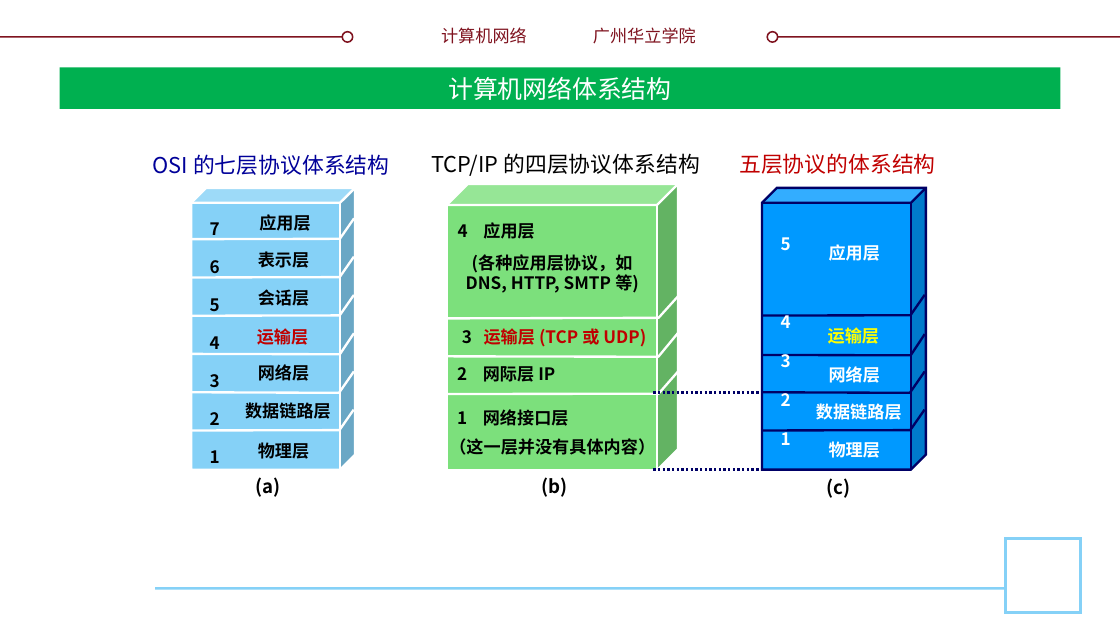
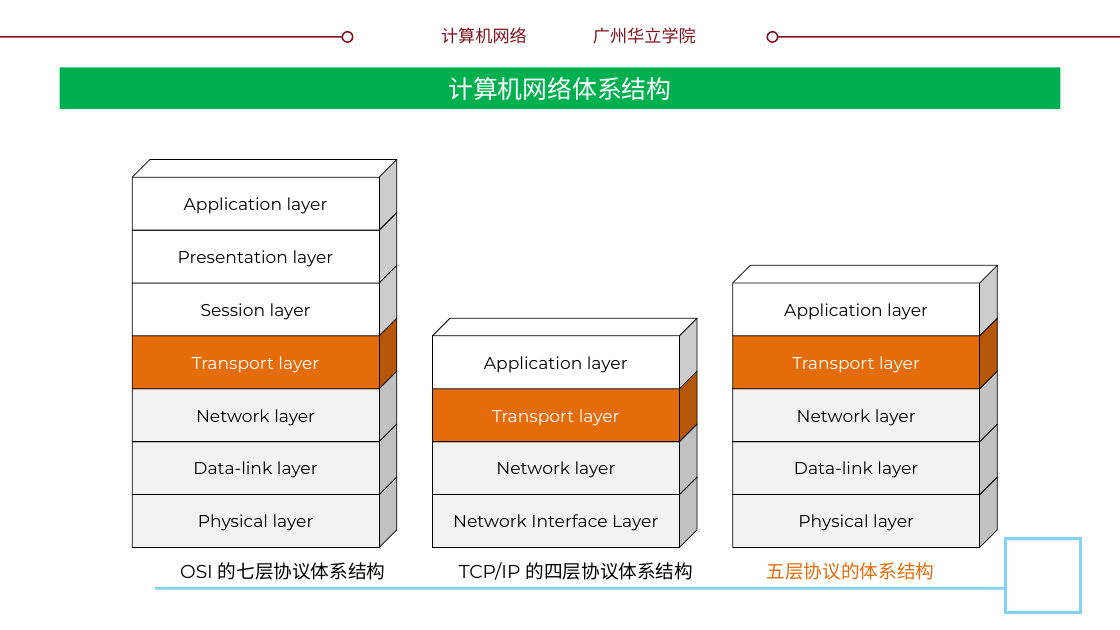
Before and after one commit to glplaman/glplaman.github.io, a slide deck: slide 2 of network/ppt/chap5.pptx. Drawn at 1120x630 pixels with LibreOffice and Linux fonts; fonts in the diff are those of the drawing; background and template pictures are left out. Boxes give left, top, right and bottom in pixels: in the first picture for what was removed or moved away, otherwise in the second. Text is boxed around its words. In the diff, an @@ line names an element or a change of style, - is before the commit and + after.

Commit message:
network

```diff
--- a/network/ppt/chap5.pptx
+++ b/network/ppt/chap5.pptx
@@ cube added at bbox=[132, 160, 396, 231], fill #FFFFFF, outline #000000 0.5 pt, 11 pt, text #000000 @@
+Application layer
@@ cube added at bbox=[132, 213, 396, 283], fill #FFFFFF, outline #000000 0.5 pt, 11 pt, text #000000 @@
+Presentation layer
@@ group removed at bbox=[190, 188, 355, 470]: 8 texts, 6 freeform shapes, 1 cube @@
-应用层
-运输层
-网络层
-表示层
-会话层
-数据链路层
-物理层
-7
-6
-5
-4
-3
-2
-1
@@ group removed at bbox=[762, 188, 925, 470]: 6 texts, 4 freeform shapes, 1 cube @@
-运输层
-网络层
-应用层
-数据链路层
-物理层
-5
-4
-3
-2
-1
@@ cube added at bbox=[132, 265, 396, 336], fill #FFFFFF, outline #000000 0.5 pt, 11 pt, text #000000 @@
+Session layer
@@ cube added at bbox=[732, 265, 997, 336], fill #FFFFFF, outline #000000 0.5 pt, 11 pt, text #000000 @@
+Application layer
@@ cube added at bbox=[132, 318, 396, 389], fill #E46C0A, outline #000000 0.5 pt, 11 pt, text #FFFFFF @@
+Transport layer
@@ cube added at bbox=[432, 318, 697, 389], fill #FFFFFF, outline #000000 0.5 pt, 11 pt, text #000000 @@
+Application layer
@@ cube added at bbox=[732, 318, 997, 389], fill #E46C0A, outline #000000 0.5 pt, 11 pt, text #FFFFFF @@
+Transport layer
@@ cube added at bbox=[132, 371, 396, 441], fill #F2F2F2, outline #000000 0.5 pt, 11 pt, text #000000 @@
+Network layer
@@ cube added at bbox=[432, 371, 697, 441], fill #E46C0A, outline #000000 0.5 pt, 11 pt, text #FFFFFF @@
+Transport layer
@@ cube added at bbox=[732, 371, 997, 441], fill #F2F2F2, outline #000000 0.5 pt, 11 pt, text #000000 @@
+Network layer
@@ line removed from (653, 392) to (768, 392) @@
@@ cube added at bbox=[132, 424, 396, 495], fill #F2F2F2, outline #000000 0.5 pt, 11 pt, text #000000 @@
+Data-link layer
@@ cube added at bbox=[432, 424, 697, 495], fill #F2F2F2, outline #000000 0.5 pt, 11 pt, text #000000 @@
+Network layer
@@ group removed at bbox=[446, 184, 680, 470]: 6 texts, 3 freeform shapes, 1 cube @@
-4 应用层
-1 网络接口层
-2 网际层 IP
-(各种应用层协议，如
-DNS, HTTP, SMTP 等)
-3 运输层 (TCP 或 UDP)
-（这一层并没有具体内容）
@@ cube added at bbox=[732, 424, 997, 495], fill #F2F2F2, outline #000000 0.5 pt, 11 pt, text #000000 @@
+Data-link layer
@@ cube added at bbox=[132, 477, 396, 548], fill #F2F2F2, outline #000000 0.5 pt, 11 pt, text #000000 @@
+Physical layer
@@ text removed at bbox=[255, 477, 280, 497] @@
-(a)
@@ cube added at bbox=[432, 477, 697, 548], fill #F2F2F2, outline #000000 0.5 pt, 11 pt, text #000000 @@
+Network Interface Layer
@@ text removed at bbox=[541, 477, 567, 497] @@
-(b)
@@ line removed from (653, 469) to (768, 469) @@
@@ cube added at bbox=[732, 477, 997, 548], fill #F2F2F2, outline #000000 0.5 pt, 11 pt, text #000000 @@
+Physical layer
@@ text removed at bbox=[826, 478, 850, 498] @@
-(c)
@@ text "OSI 的七层协议体系结构": place and size @@
-text "OSI 的七层协议体系结构" at bbox=[153, 154, 389, 175]
+text "OSI 的七层协议体系结构" at bbox=[180, 562, 386, 580]
@@ text "OSI 的七层协议体系结构" at bbox=[180, 562, 386, 580]: size 14 to 12 pt, font Noto Sans CJK SC to Montserrat, text colour #000099 to #000000 @@
@@ text "TCP/IP 的四层协议体系结构": place and size @@
-text "TCP/IP 的四层协议体系结构" at bbox=[431, 153, 700, 176]
+text "TCP/IP 的四层协议体系结构" at bbox=[459, 562, 693, 580]
@@ text "TCP/IP 的四层协议体系结构" at bbox=[459, 562, 693, 580]: size 14 to 12 pt, font Noto Sans CJK SC to Montserrat @@
@@ text "五层协议的体系结构": place and size @@
-text "五层协议的体系结构" at bbox=[739, 153, 935, 174]
+text "五层协议的体系结构" at bbox=[767, 562, 935, 580]
@@ text "五层协议的体系结构" at bbox=[767, 562, 935, 580]: size 14 to 12 pt, font Noto Sans CJK SC to Montserrat, text colour #C00000 to #E46C0A @@
```
Also in this commit, not shown: 19 other files.
